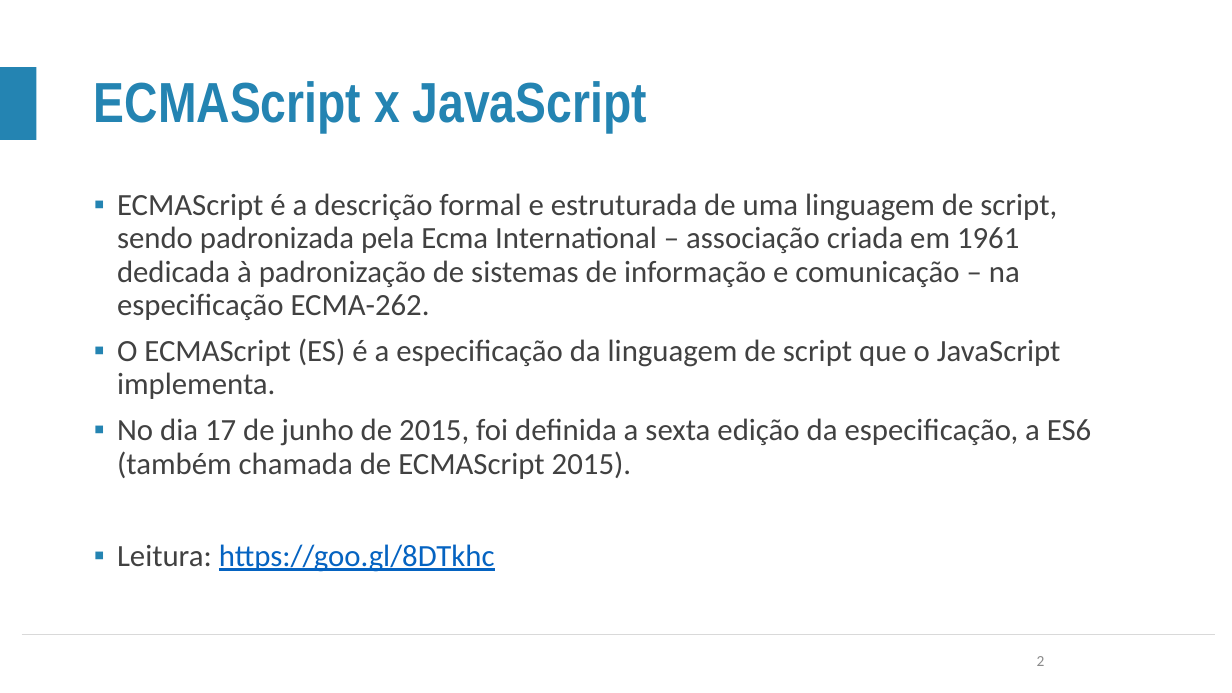
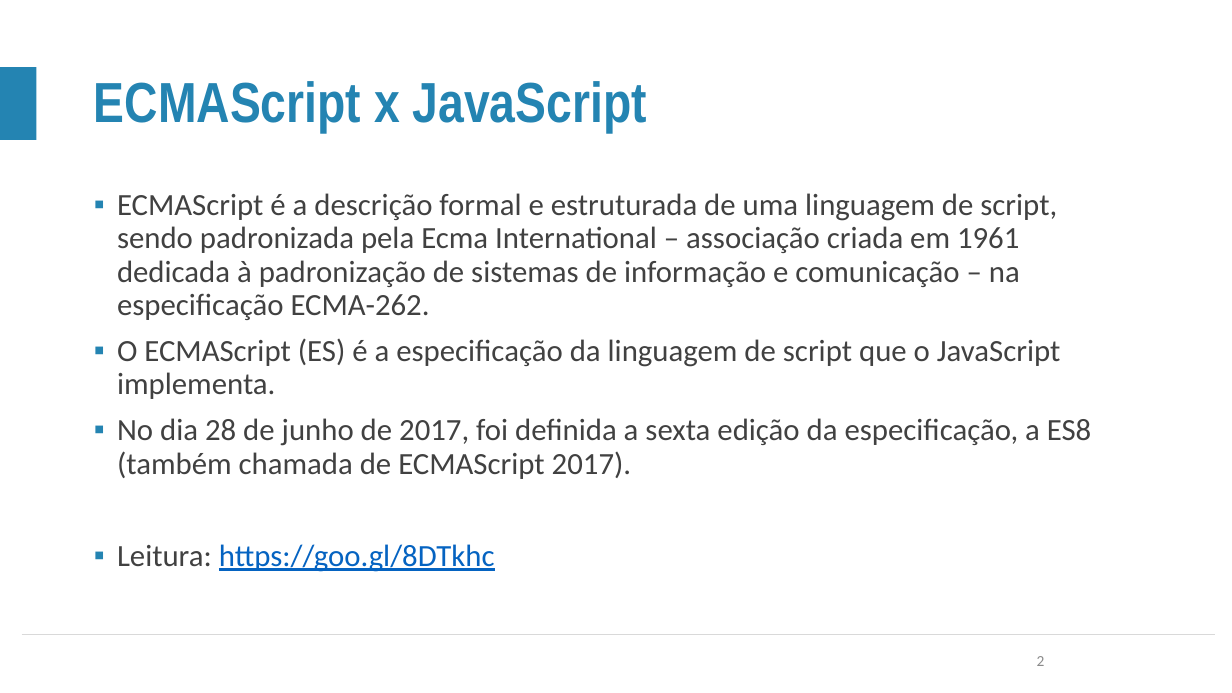
Before and after one commit to lgmf/fl-treinamento-js, a slide deck: slide 2 of parte1/Treinamento 2 - JavaScript - Parte 1.pptx. Drawn at 1232x693 pixels with LibreOffice and Linux fonts; fonts in the diff are those of the drawing; background and template pictures are left out. Boxes give left, top, right and bottom in pixels: in the first picture for what was removed or moved away, otherwise in the second. Text is boxed around its words. In the diff, an @@ line names an element or a change of style, - is before the commit and + after.

Commit message:
Atualiza o lancçamento da versão do ES

```diff
--- a/parte1/Treinamento 2 - JavaScript - Parte 1.pptx
+++ b/parte1/Treinamento 2 - JavaScript - Parte 1.pptx
@@ text at <box>117,418,1091,479</box>: text changed @@
-▪ No dia 17 de junho de 2015, foi definida a sexta edição da especificação, a ES6 (também chamada de ECMAScript 2015).
+▪ No dia 28 de junho de 2017, foi definida a sexta edição da especificação, a ES8 (também chamada de ECMAScript 2017).
```
